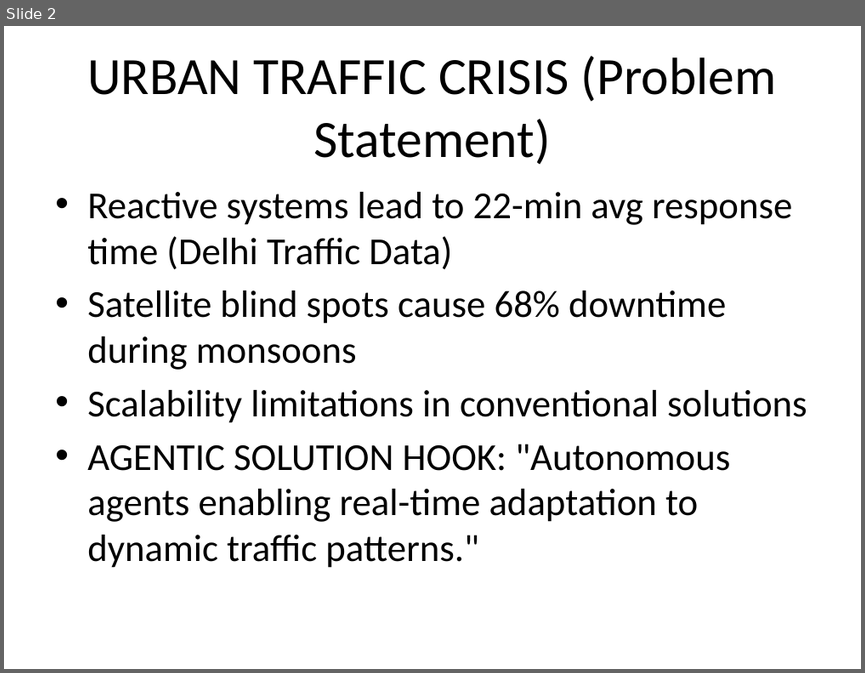
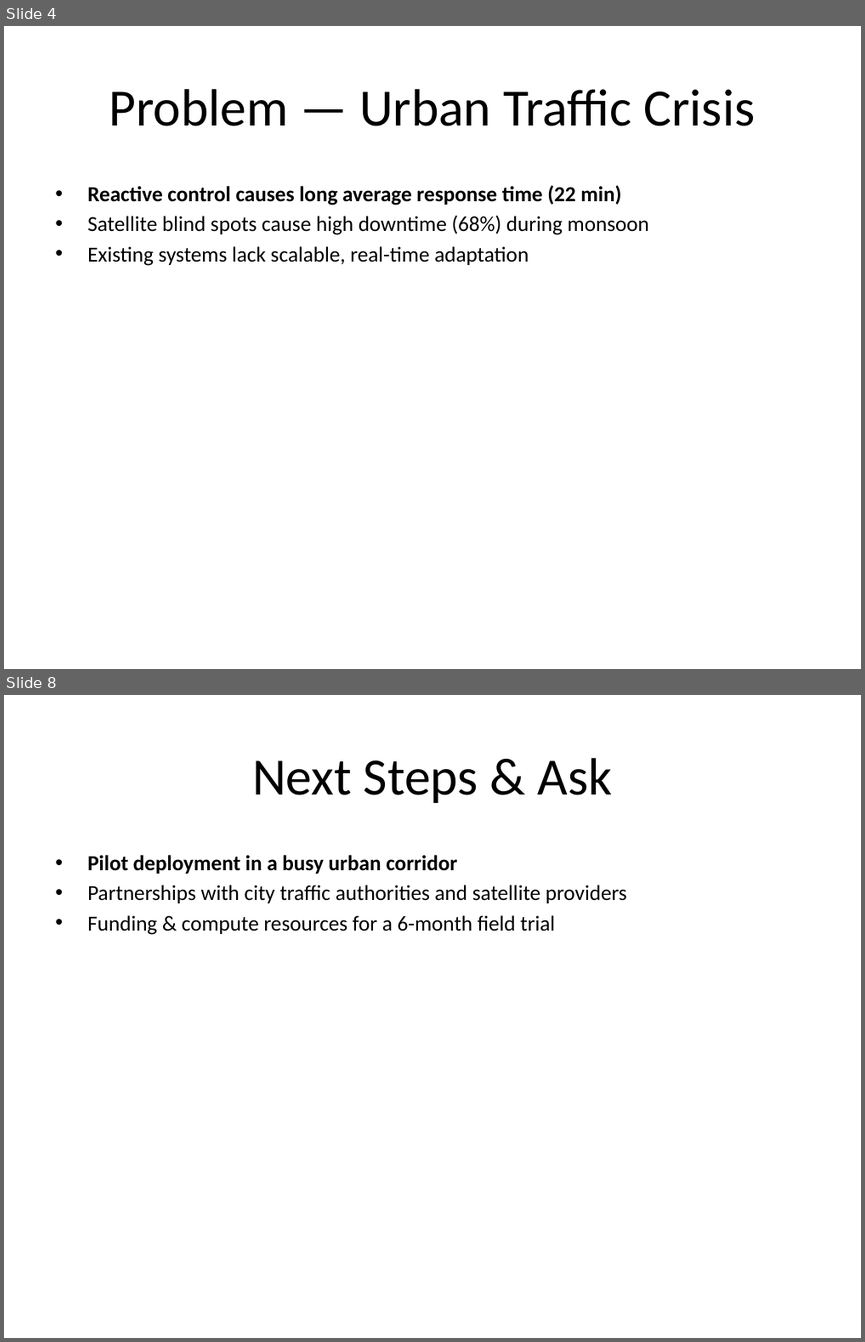
Before and after one commit to 23Amansharma/agentic-ai-ppt-generator, a slide deck: Agentic_AI_Traffic_Management_Hackathon_2025.pptx. Shown one above the other, each under a label of ours: slide 2 before the commit, slides 4 and 8 after it; the slides between them are not shown. The pictures are 865x673 and 865x1342 pixels, drawn with LibreOffice and Linux fonts; fonts in the diff are those of the drawing. Boxes give left, top, right and bottom in pixels: in the first picture for what was removed or moved away, otherwise in the second. Text is boxed around its words. In the diff, an @@ line names an element or a change of style, - is before the commit and + after.

```diff
--- a/Agentic_AI_Traffic_Management_Hackathon_2025.pptx
+++ b/Agentic_AI_Traffic_Management_Hackathon_2025.pptx
@@ slide 8 added at bbox=[4, 695, 861, 1338], background #FFFFFF @@
@@ title added at bbox=[252, 758, 613, 803], 44 pt, text #000000 @@
+Next Steps & Ask
@@ text added at bbox=[87, 855, 627, 935], 18 pt, text #000000 @@
+• Pilot deployment in a busy urban corridor
+• Partnerships with city traffic authorities and satellite providers
+• Funding & compute resources for a 6-month field trial
@@ what was slide 2 is now slide 4 @@
@@ slide 4 changed as well @@
@@ title at bbox=[109, 89, 755, 126]: text changed @@
-URBAN TRAFFIC CRISIS (Problem Statement)
+Problem — Urban Traffic Crisis
@@ text at bbox=[87, 185, 649, 266]: text changed; size 32 to 18 pt @@
-• Reactive systems lead to 22-min avg response time (Delhi Traffic Data)
-• Satellite blind spots cause 68% downtime during monsoons
-• Scalability limitations in conventional solutions
-• AGENTIC SOLUTION HOOK: "Autonomous agents enabling real-time adaptation to dynamic traffic patterns."
+• Reactive control causes long average response time (22 min)
+• Satellite blind spots cause high downtime (68%) during monsoon
+• Existing systems lack scalable, real-time adaptation
```
Also in this commit, not shown: 1 other slide changed, 6 other slides added, 2 other files.
